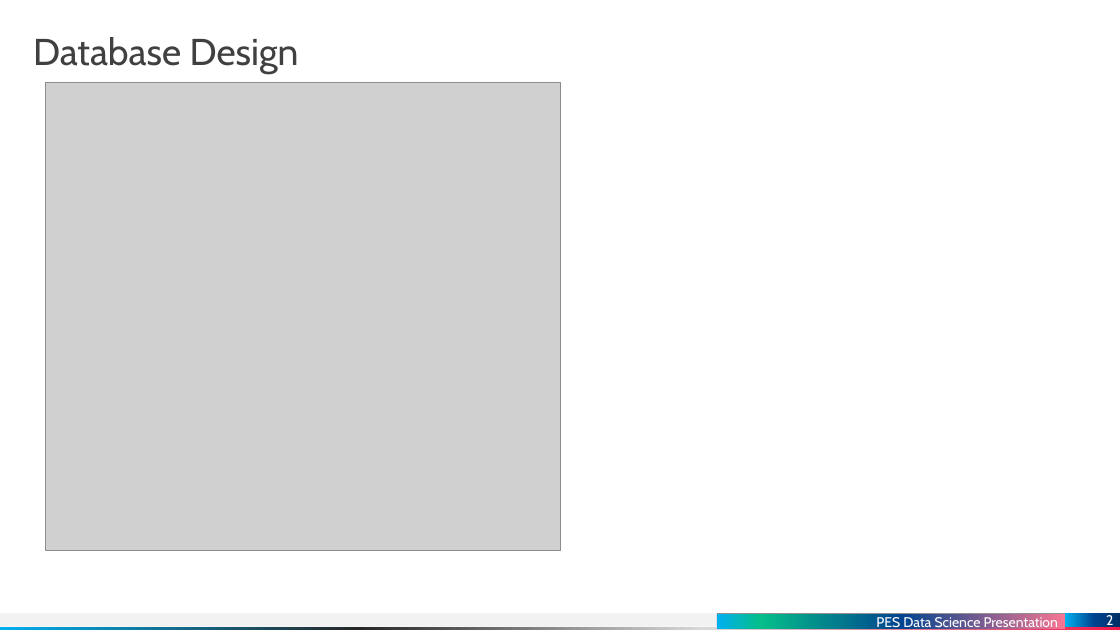
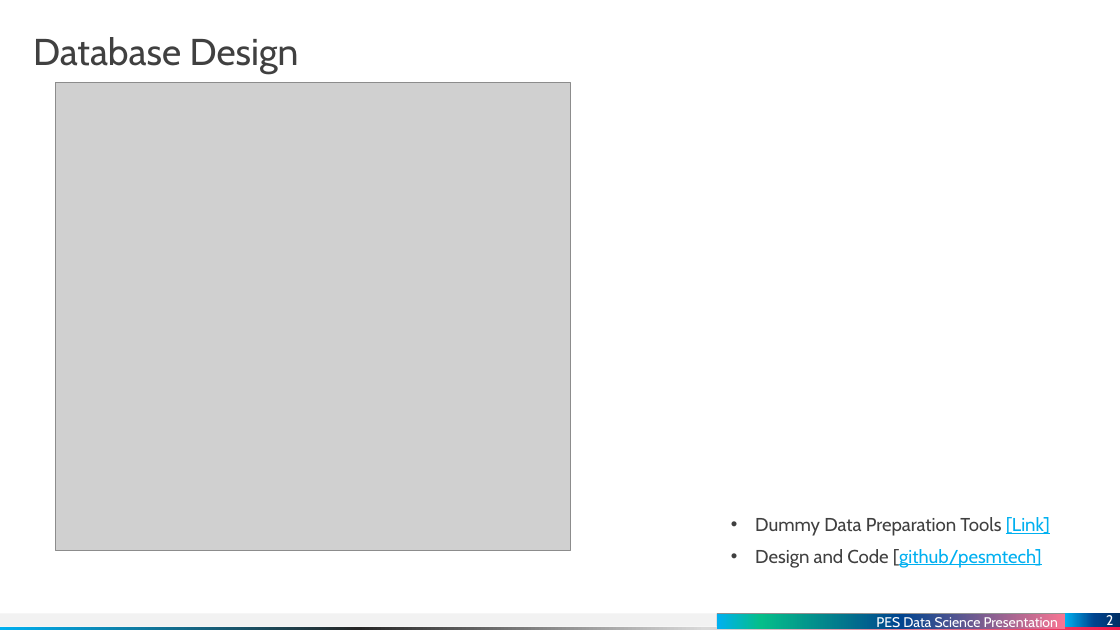
Before and after one commit to dinuthomas/pesmtech, a slide deck: slide 2 of presentation/medicine.pptx. Drawn at 1120x630 pixels with LibreOffice and Linux fonts; fonts in the diff are those of the drawing; grey boxes stand for pictures. Boxes give left, top, right and bottom in pixels: in the first picture for what was removed or moved away, otherwise in the second. Text is boxed around its words. In the diff, an @@ line names an element or a change of style, - is before the commit and + after.

```diff
--- a/presentation/medicine.pptx
+++ b/presentation/medicine.pptx
@@ picture: place and size @@
-picture at (45,82,560,550)
+picture at (55,82,570,550)
@@ text added at (755,517,1050,568), 16 pt, text #404040 @@
+• Dummy Data Preparation Tools [Link]
+• Design and Code [github/pesmtech]
```
Also in this commit, not shown: 1 other slide changed, 2 slides added, 1 other file.
